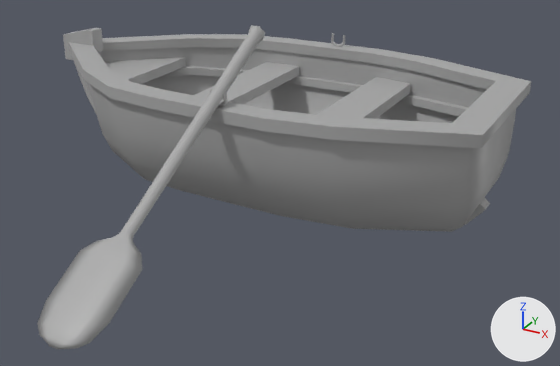
Renders of the FBX model Assets/Models/Boat 1.fbx from each side of a commit.
Before and after are seen from a camera (50 mm lens) standing at (0.0608, -0.0443, 0.0251) and looking at (0.04, -0.0066, 0.0062). The axes (+X, +Y, +Z) are drawn at lower right. The lights are the same throughout. The older version comes first. Where no turn or scale is listed for an object, it has been applied to the vertices.

In view in the first picture: 'Boat', 'Paddle', 'Plank1', 'Plank2', 'Plank3', 'pTorus1', 'pTorus2'.
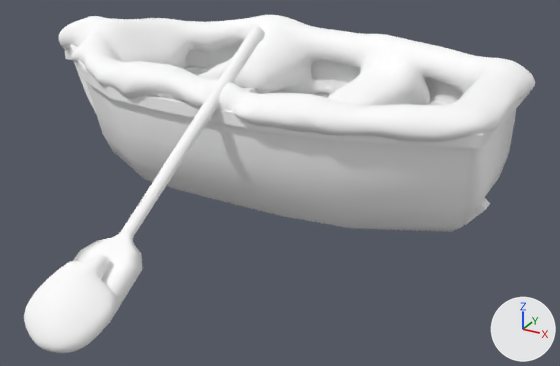
The newer file is also turned or shifted as a whole; pictures and numbers use the older file's frame.

Location of each change, (x1, y1, x2, y2) in pixels of the pictures (560 x 366 px):
'Boat', deleted
    before: (63, 28, 531, 232)
'Paddle.002', added
    after: (24, 15, 535, 353)
'Boat.006', added
    after: (65, 45, 530, 232)
'Paddle', recoloured
    both: (73, 25, 265, 327)
'Plank3', deleted
    before: (316, 77, 411, 119)
'Plank2', deleted
    before: (194, 62, 299, 104)
'Plank1', deleted
    before: (105, 57, 186, 84)
'pTorus2', deleted
    before: (331, 33, 345, 47)
'pTorus1', deleted
    before: (210, 89, 227, 107)
'Plank2.002', added (mostly hidden)
    after: (241, 87, 264, 94)
'Plank1.002', added (mostly hidden)
    after: (180, 57, 186, 68)

The change, as a diff of the scene's bpy script:
```diff
--- a/Assets/Models/Boat 1.fbx.py
+++ b/Assets/Models/Boat 1.fbx.py
@@ mat_standardsurface1_010 @@
+mat_standardsurface1_010 = principled_material('standardSurface1.010')
+mat_standardsurface1_010.base_color = (1.0, 1.0, 1.0)  # white #ffffff
+mat_standardsurface1_010.roughness = 0.553
@@ mat_snow @@
+mat_snow = principled_material('Snow')
+mat_snow.base_color = (1.0, 1.0, 1.0)  # white #ffffff
+mat_snow.roughness = 1.0
@@ me_mesh_001 @@
 me_mesh_001.from_pydata(...)  # 75 vertices, 78 faces; spans x -0.002..0.002, y -0.0145..0.0046, z -0.0084..0.0029
-me_mesh_001.materials.append(mat_standardsurface1)  # grey #aaaaaa
+me_mesh_001.materials.append(mat_standardsurface1_010)  # white #ffffff
@@ me_mesh_044 @@
+me_mesh_044.from_pydata(...)  # a box spanning x -0.0049..-0.0022, y -0.0074..0.008, z 0.0045..0.0052
+me_mesh_044.materials.append(mat_standardsurface1_010)  # white #ffffff
@@ me_mesh_049 @@
+me_mesh_049.from_pydata(...)  # 6986 vertices, 12260 faces; spans x -0.0187..0.0155, y -0.0229..0.0095, z -0.0006..0.0089
+me_mesh_049.materials.append(mat_snow)  # white #ffffff
@@ me_mesh_041 @@
+me_mesh_041.from_pydata(...)  # 364 vertices, 364 faces; spans x -0.0182..0.0151, y -0.0085..0.0091, z -0.0015..0.008
+me_mesh_041.materials.append(mat_standardsurface1_010)  # white #ffffff
@@ me_mesh_043 @@
+me_mesh_043.from_pydata([(-0.01601, -0.00018, 0.00473), (-0.01071, -0.00446, 0.00473), (-0.01601, -0.00018, 0.00543), (-0.01071, -0.00446, 0.00543), (-0.01601, 0.00078, 0.00543), (-0.01071, 0.00506, 0.00543), (-0.01601, 0.00078, 0.00473), (-0.01071, 0.00506, 0.00473)], [], [(0, 1, 3, 2), (2, 3, 5, 4), (4, 5, 7, 6), (6, 7, 1, 0), (1, 7, 5, 3), (6, 0, 2, 4)])
+me_mesh_043.materials.append(mat_standardsurface1_010)  # white #ffffff
@@ ob_ptorus1 @@
-ob_ptorus1 = bpy.data.objects.new('pTorus1', me_mesh_005)
-ob_ptorus1.location = (0.03735, -0.00893, 0.01192)
@@ ob_plank1 @@
-ob_plank1 = bpy.data.objects.new('Plank1', me_mesh_002)
-ob_plank1.location = (0.02404, -0.00082, 0.00873)
@@ ob_boat @@
-ob_boat = bpy.data.objects.new('Boat', me_mesh)
-ob_boat.location = (0.03696, -0.00082, 0.00592)
@@ ob_ptorus2 @@
-ob_ptorus2 = bpy.data.objects.new('pTorus2', me_mesh_006)
-ob_ptorus2.location = (0.03735, 0.00718, 0.01192)
@@ ob_plank2 @@
-ob_plank2 = bpy.data.objects.new('Plank2', me_mesh_003)
-ob_plank2.location = (0.03317, -0.00082, 0.00874)
@@ ob_plank3 @@
-ob_plank3 = bpy.data.objects.new('Plank3', me_mesh_004)
-ob_plank3.location = (0.04211, -0.00082, 0.00874)
@@ ob_plank2_002 @@
+ob_plank2_002 = bpy.data.objects.new('Plank2.002', me_mesh_044)
+ob_plank2_002.location = (0.03672, -0.00112, 0.00448)
@@ ob_paddle_002 @@
+ob_paddle_002 = bpy.data.objects.new('Paddle.002', me_mesh_049)
+ob_paddle_002.location = (0.03672, -0.00112, 0.00448)
@@ ob_boat_006 @@
+ob_boat_006 = bpy.data.objects.new('Boat.006', me_mesh_041)
+ob_boat_006.location = (0.03672, -0.00112, 0.00448)
@@ ob_plank1_002 @@
+ob_plank1_002 = bpy.data.objects.new('Plank1.002', me_mesh_043)
+ob_plank1_002.location = (0.03672, -0.00112, 0.00448)
```
